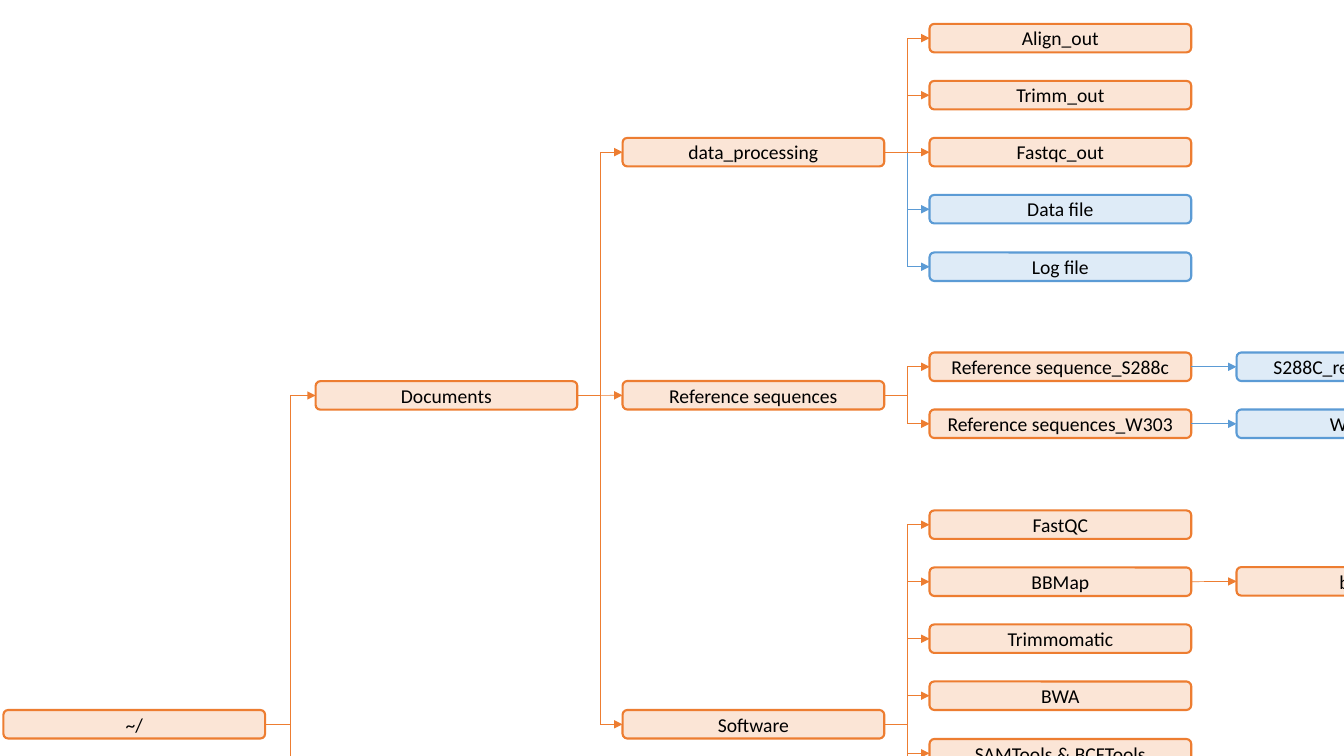
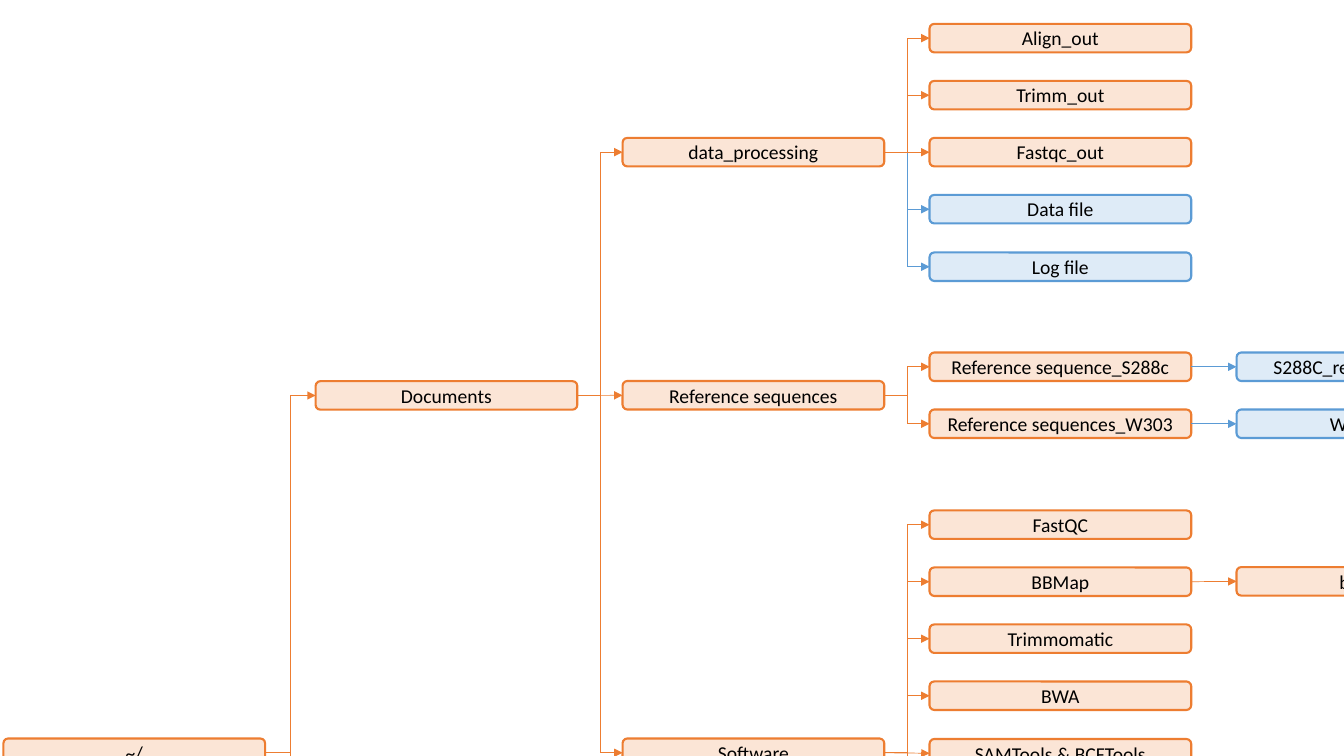
Before and after one commit to Gregory94/LaanLab-SATAY-DataAnalysis, a slide deck: slide 1 of docs/media/Folder_Structure_VM.pptx. Drawn at 1344x756 pixels with LibreOffice and Linux fonts; fonts in the diff are those of the drawing. Boxes give left, top, right and bottom in pixels: in the first picture for what was removed or moved away, otherwise in the second. Text is boxed around its words. In the diff, an @@ line names an element or a change of style, - is before the commit and + after.

```diff
--- a/docs/media/Folder_Structure_VM.pptx
+++ b/docs/media/Folder_Structure_VM.pptx
@@ elbow arrow moved from (265, 725) - (316, 395) to (265, 753) - (316, 395) @@
@@ elbow arrow moved from (578, 395) - (623, 725) to (578, 395) - (623, 753) @@
@@ elbow arrow moved from (884, 725) - (930, 525) to (884, 753) - (930, 525) @@
@@ elbow arrow moved from (884, 725) - (930, 582) to (884, 753) - (930, 582) @@
@@ elbow arrow moved from (884, 725) - (930, 639) to (884, 753) - (930, 639) @@
@@ elbow arrow moved from (884, 725) - (930, 696) to (884, 753) - (930, 696) @@
@@ rounded rectangle "~/": place and size @@
-rounded rectangle "~/" at [3, 710, 265, 738]
+rounded rectangle "~/" at [3, 739, 265, 756]
@@ rounded rectangle "Software": place and size @@
-rounded rectangle "Software" at [623, 710, 885, 738]
+rounded rectangle "Software" at [623, 739, 885, 756]
@@ elbow arrow removed from (884, 725) to (930, 753) @@
@@ elbow arrow moved from (265, 725) - (316, 756) to (265, 753) - (316, 756) @@
@@ elbow arrow moved from (884, 725) - (930, 756) to (884, 753) - (930, 756) @@
@@ elbow arrow moved from (884, 725) - (930, 756) to (884, 753) - (930, 756) @@
@@ elbow arrow moved from (884, 725) - (930, 756) to (884, 753) - (930, 756) @@
@@ elbow arrow added from (884, 753) to (930, 756), #ED7D31 0.5 pt @@
@@ arrow added from (884, 753) to (930, 753), #ED7D31 0.5 pt @@
```
Also in this commit, not shown: 3 other files.
